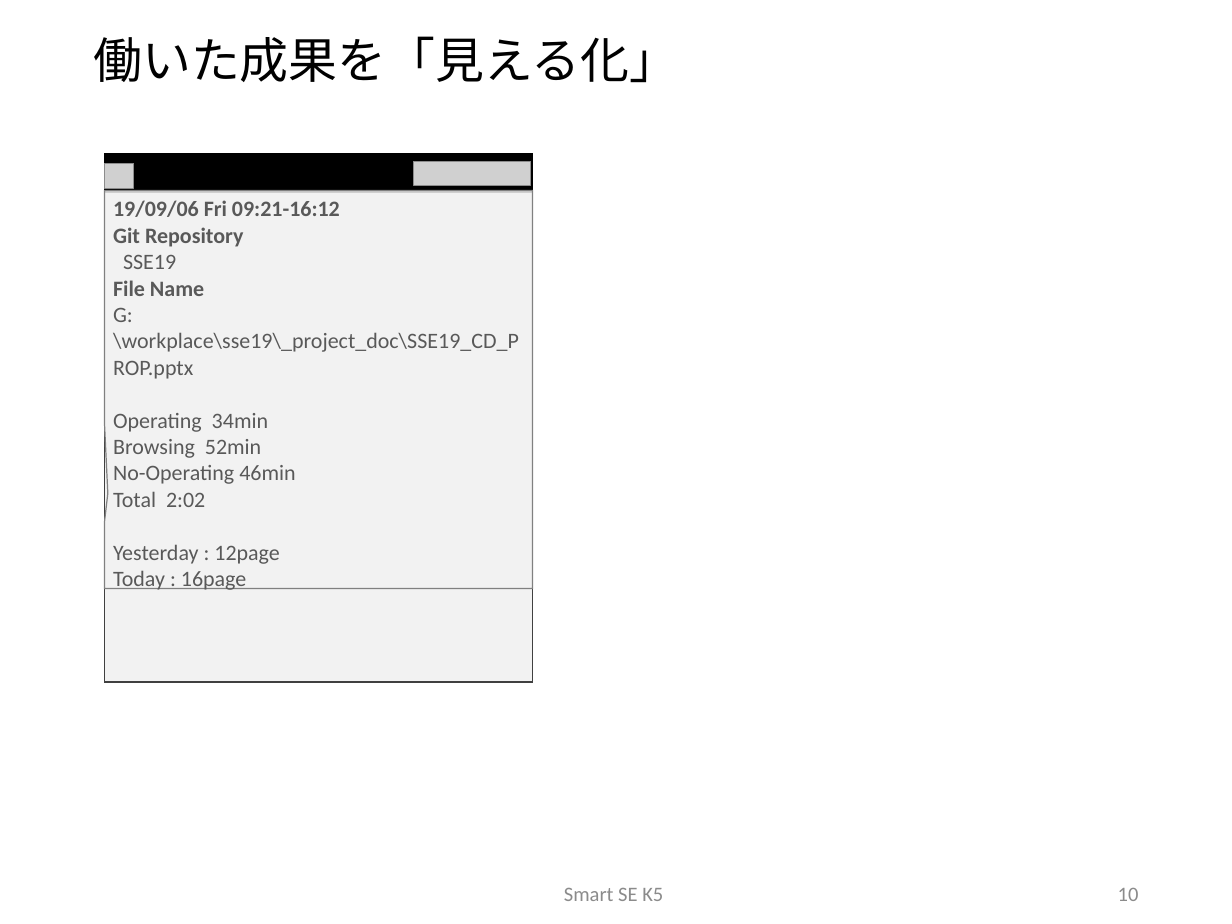
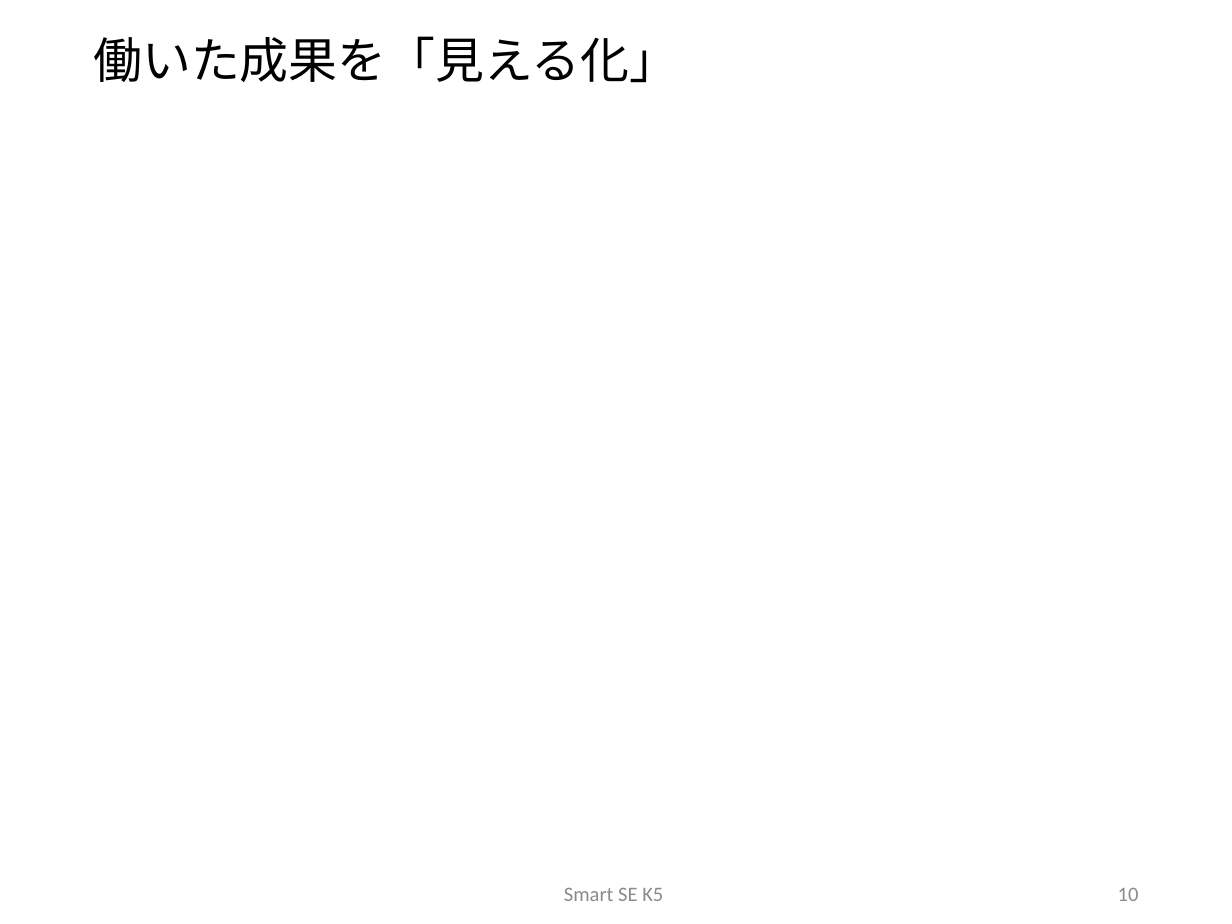
Before and after one commit to sakai-memoru/smartse19, a slide deck: slide 10 of _project_docs/SSE19_CD_PROP.pptx. Drawn at 1232x924 pixels with LibreOffice and Linux fonts; fonts in the diff are those of the drawing; grey boxes stand for pictures; background and template pictures are left out. Boxes give left, top, right and bottom in pixels: in the first picture for what was removed or moved away, otherwise in the second. Text is boxed around its words. In the diff, an @@ line names an element or a change of style, - is before the commit and + after.

```diff
--- a/_project_docs/SSE19_CD_PROP.pptx
+++ b/_project_docs/SSE19_CD_PROP.pptx
@@ rectangle removed at (105,154,532,193) @@
@@ picture removed at (105,164,134,188) @@
@@ picture removed at (414,161,531,185) @@
@@ rectangle removed at (105,192,532,682) @@
@@ speech box removed at (105,191,532,589) @@
-19/09/06 Fri 09:21-16:12
-Git Repository
-SSE19
-File Name
-G:\workplace\sse19\_project_doc\SSE19_CD_PROP.pptx
-Operating 34min
-Browsing 52min
-No-Operating 46min
-Total 2:02
-Yesterday : 12page
-Today : 16page
```
Also in this commit, not shown: 10 other slides changed, 2 slides added, 8 other files.
